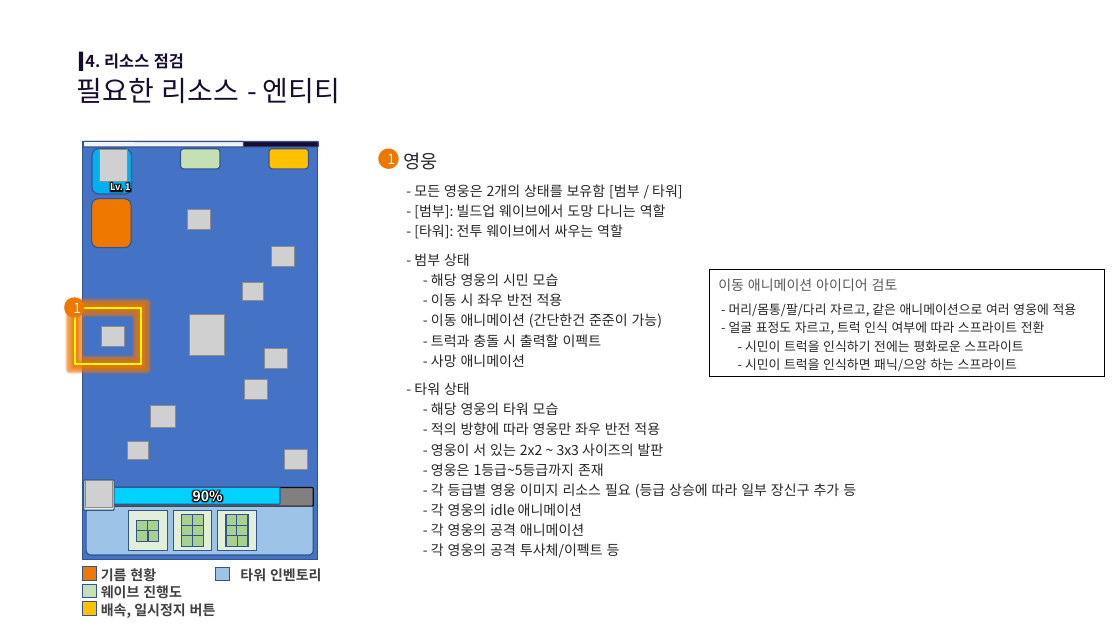
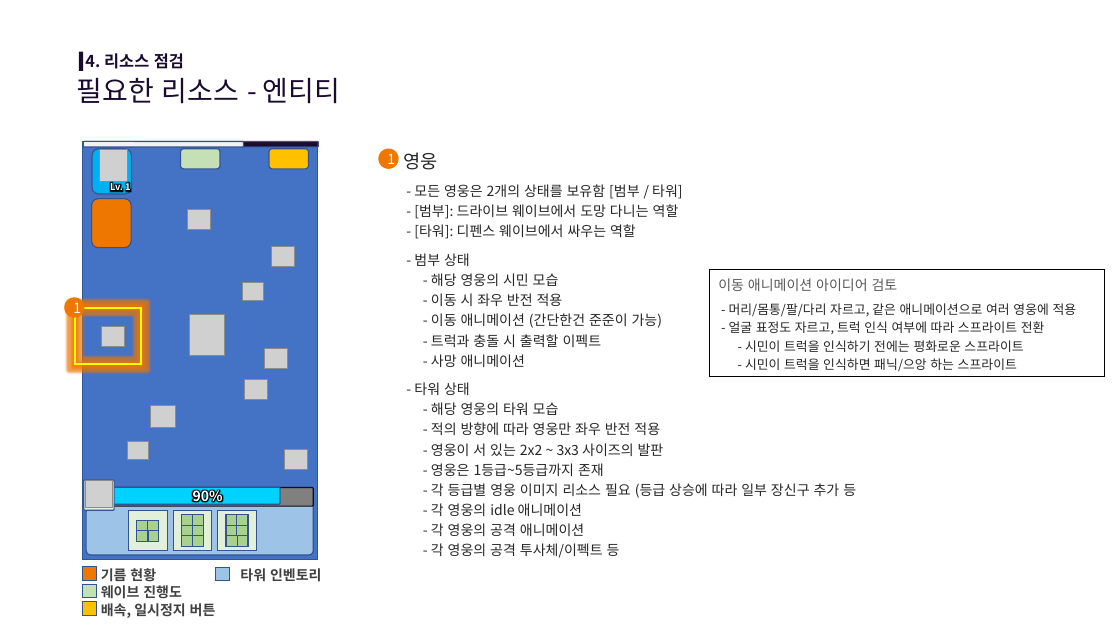
Before and after one commit to scorchLand/kci, a slide deck: slide 20 of 기획서/트럭 문서.pptx. Drawn at 1120x630 pixels with LibreOffice and Linux fonts; fonts in the diff are those of the drawing; grey boxes stand for pictures; background and template pictures are left out. Boxes give left, top, right and bottom in pixels: in the first picture for what was removed or moved away, otherwise in the second. Text is boxed around its words. In the diff, an @@ line names an element or a change of style, - is before the commit and + after.

Commit message:
[0.0.1/기획] 타워 배치 쪽문서 갱신 및 작업용 프리팹 업로드

```diff
--- a/기획서/트럭 문서.pptx
+++ b/기획서/트럭 문서.pptx
@@ text at <box>414,204,679,239</box>: text changed @@
-- [범부]: 빌드업 웨이브에서 도망 다니는 역할
-- [타워]: 전투 웨이브에서 싸우는 역할
+- [범부]: 드라이브 웨이브에서 도망 다니는 역할
+- [타워]: 디펜스 웨이브에서 싸우는 역할
```
Also in this commit, not shown: 17 other slides changed, 12 other files.
